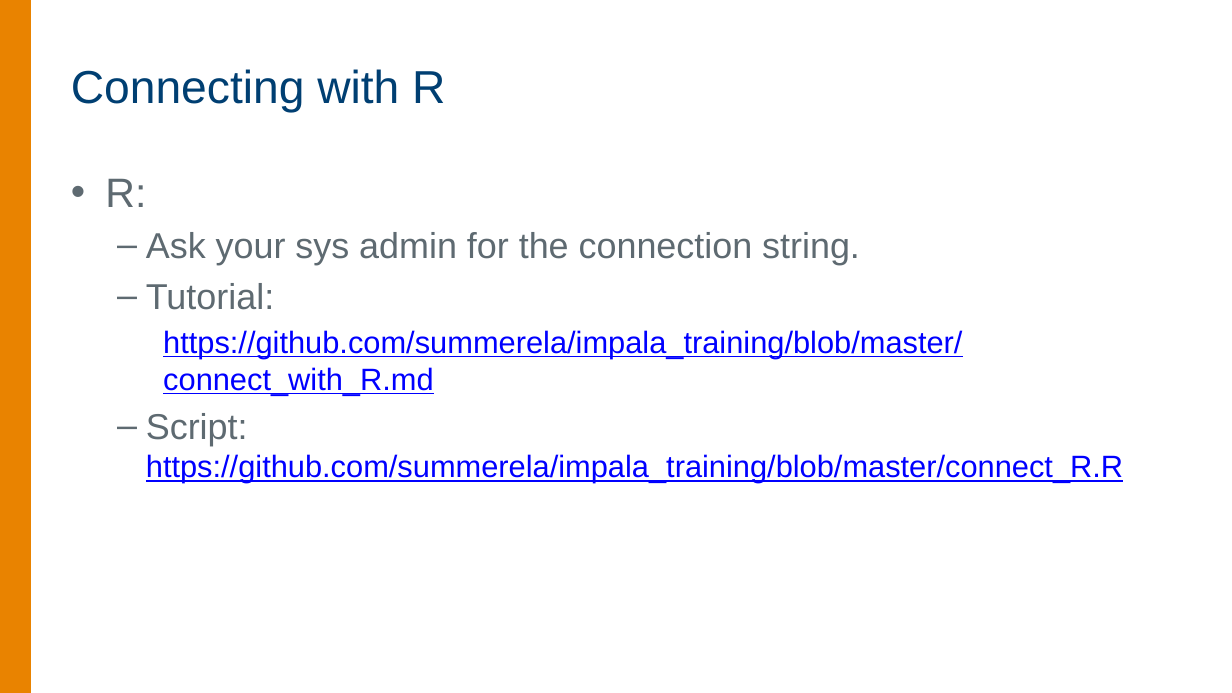
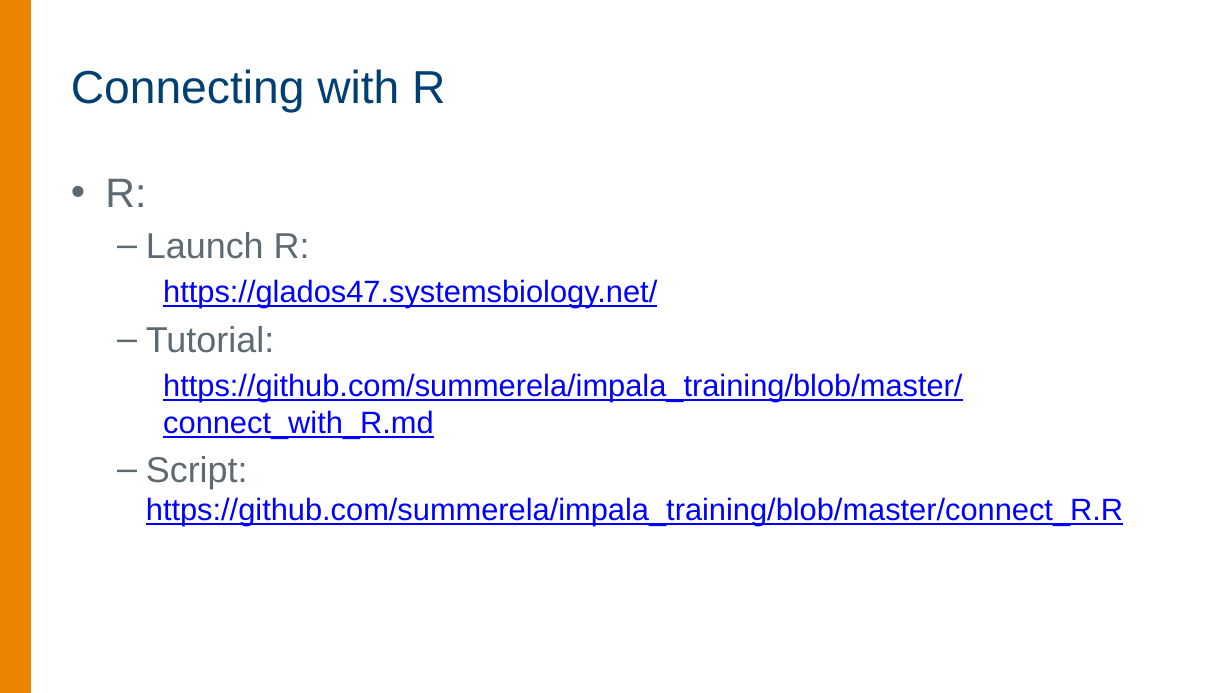
Before and after one commit to jpmaldonado/impala_training, a slide deck: slide 24 of Tutorials/connecting.pptx. Drawn at 1232x693 pixels with LibreOffice and Linux fonts; fonts in the diff are those of the drawing; background and template pictures are left out. Boxes give left, top, right and bottom in pixels: in the first picture for what was removed or moved away, otherwise in the second. Text is boxed around its words. In the diff, an @@ line names an element or a change of style, - is before the commit and + after.

```diff
--- a/Tutorials/connecting.pptx
+++ b/Tutorials/connecting.pptx
@@ text at [146, 232, 657, 308]: text changed; size 28 to 24 pt; text colour #5E6A71 to #0000FF @@
-  – Ask your sys admin for the connection string.
+  – Launch R:
+    https://glados47.systemsbiology.net/
```
Also in this commit, not shown: 4 other slides changed, 6 other files.
